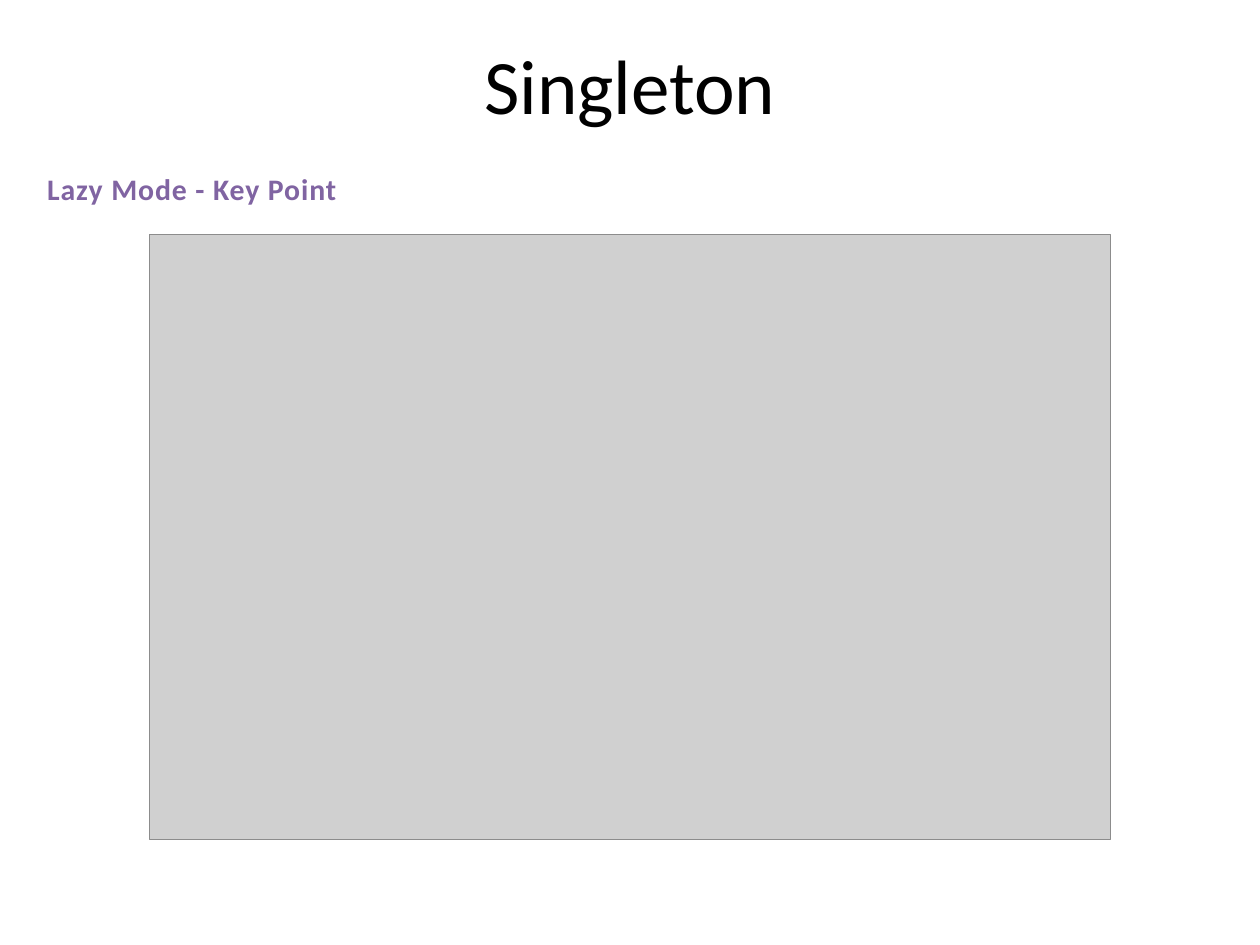
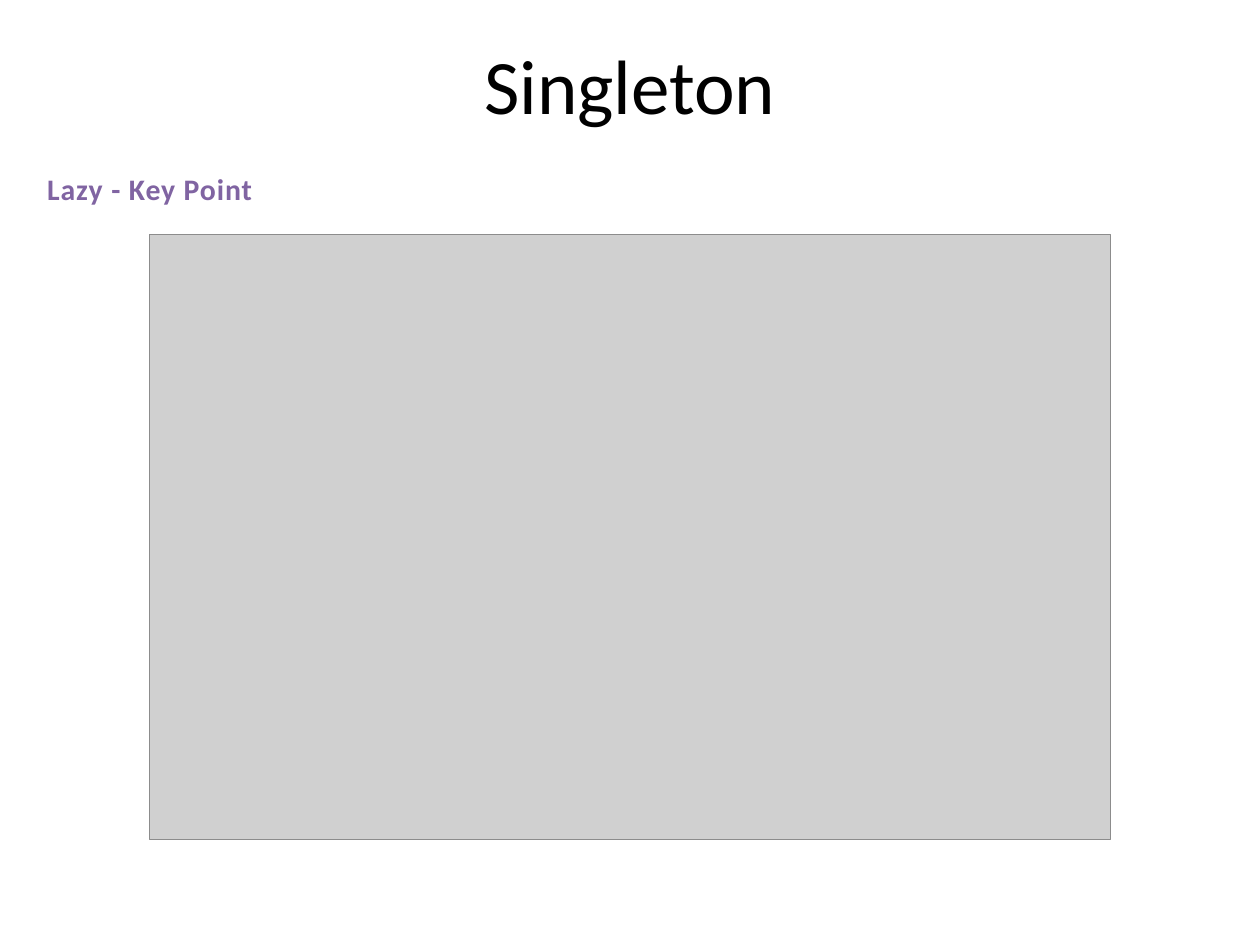
Before and after one commit to PlumpMath/DesignPattern-956, a slide deck: slide 9 of _Doc/DesignPattern.P3.Creational(Singleton).pptx. Drawn at 1260x945 pixels with LibreOffice and Linux fonts; fonts in the diff are those of the drawing; grey boxes stand for pictures. Boxes give left, top, right and bottom in pixels: in the first picture for what was removed or moved away, otherwise in the second. Text is boxed around its words. In the diff, an @@ line names an element or a change of style, - is before the commit and + after.

```diff
--- a/_Doc/DesignPattern.P3.Creational(Singleton).pptx
+++ b/_Doc/DesignPattern.P3.Creational(Singleton).pptx
@@ text at (x1=47, y1=179, x2=252, y2=205): text changed @@
-Lazy Mode - Key Point
+Lazy - Key Point
```
Also in this commit, not shown: 13 other slides changed.
